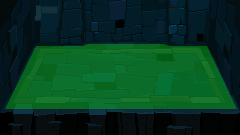
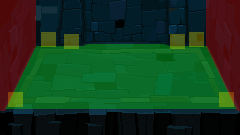
Comparing the layer stacks of the two (240, 135) images. Changes:
added group "Holes" with 2 layers in group "Areas" over (x1=0, y1=0, x2=240, y2=111)
added layer "Left wall" (30%) in group "Holes" over (x1=0, y1=0, x2=36, y2=111)
added layer "Right wall" (30%) in group "Holes" over (x1=206, y1=0, x2=240, y2=111)
added group "Hotspots" with 6 layers in group "Areas" over (x1=8, y1=32, x2=234, y2=107)
added layer "1" (30%) in group "Hotspots" over (x1=41, y1=32, x2=56, y2=47)
added layer "2" (30%) in group "Hotspots" over (x1=64, y1=34, x2=79, y2=49)
added layer "3" (30%) in group "Hotspots" over (x1=170, y1=34, x2=185, y2=49)
added layer "4" (30%) in group "Hotspots" over (x1=189, y1=32, x2=204, y2=47)
added layer "5" (30%) in group "Hotspots" over (x1=219, y1=92, x2=234, y2=107)
added layer "6" (30%) in group "Hotspots" over (x1=8, y1=92, x2=23, y2=107)
